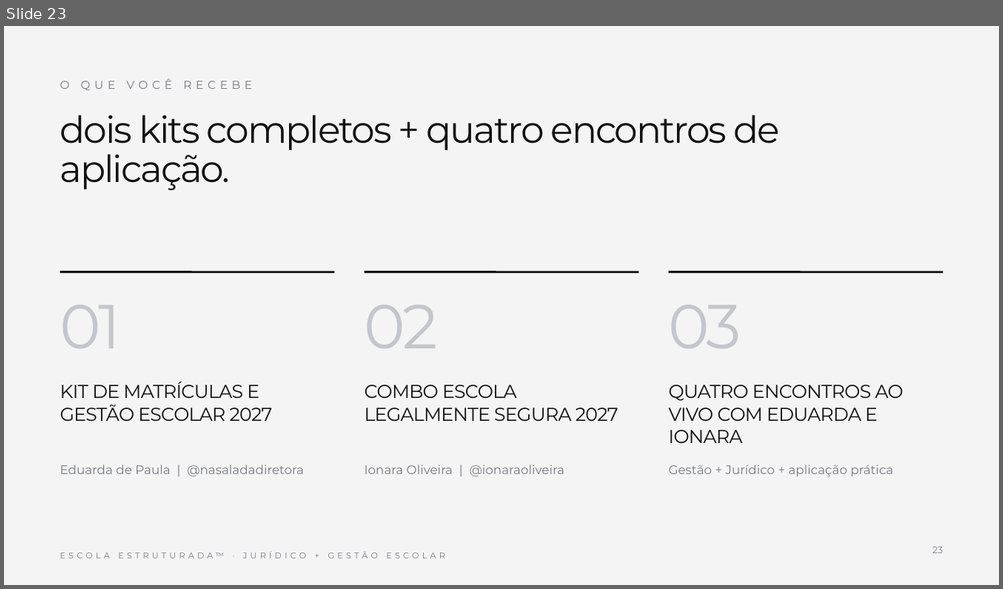
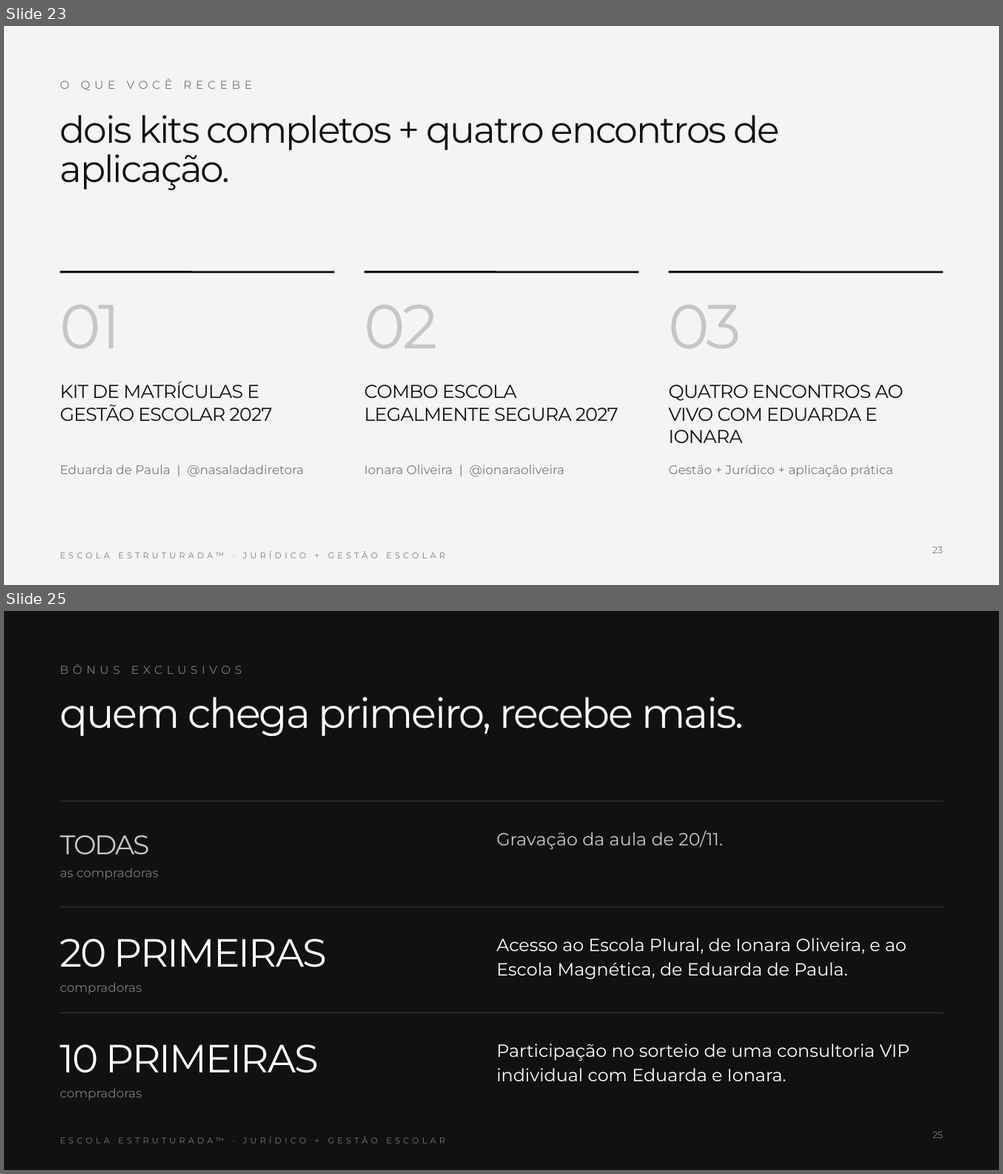
Before and after one commit to eduardadepaulasil-blip/9BEE-7B2F, a slide deck: AULA_OS_7_ERROS_2027.pptx. Shown one above the other, each under a label of ours: slide 23 before the commit, slides 23 and 25 after it; the slides between them are not shown. The pictures are 1003x589 and 1003x1174 pixels, drawn with LibreOffice and Linux fonts; fonts in the diff are those of the drawing. Boxes give left, top, right and bottom in pixels: in the first picture for what was removed or moved away, otherwise in the second. Text is boxed around its words. In the diff, an @@ line names an element or a change of style, - is before the commit and + after.

```diff
--- a/AULA_OS_7_ERROS_2027.pptx
+++ b/AULA_OS_7_ERROS_2027.pptx
@@ slide 25 added at (4, 611, 999, 1170), background #111111; not listed: 1 template element that a slide beside it also shows @@
@@ text added at (60, 664, 242, 674), 11 pt, text #777A80 @@
+BÔNUS EXCLUSIVOS
@@ text added at (60, 697, 743, 736), 40 pt, text #FFFFFF @@
+quem chega primeiro, recebe mais.
@@ line added from (60, 801) to (942, 801), #3A3A3A 0.75 pt @@
@@ text added at (496, 831, 723, 849), 17 pt, text #C4C6CA @@
+Gravação da aula de 20/11.
@@ text added at (60, 835, 150, 854), 26 pt, text #C4C6CA @@
+TODAS
@@ text added at (60, 869, 159, 880), 12 pt, text #777A80 @@
+as compradoras
@@ line added from (60, 907) to (942, 907), #3A3A3A 0.75 pt @@
@@ text added at (60, 939, 327, 968), 38 pt, text #FFFFFF @@
+20 PRIMEIRAS
@@ text added at (496, 938, 906, 980), 17 pt, text #FFFFFF @@
+Acesso ao Escola Plural, de Ionara Oliveira, e ao Escola Magnética, de Eduarda de Paula.
@@ text added at (60, 982, 142, 994), 12 pt, text #777A80 @@
+compradoras
@@ line added from (60, 1013) to (942, 1013), #3A3A3A 0.75 pt @@
@@ text added at (60, 1045, 319, 1073), 38 pt, text #FFFFFF @@
+10 PRIMEIRAS
@@ text added at (496, 1044, 910, 1082), 17 pt, text #FFFFFF @@
+Participação no sorteio de uma consultoria VIP individual com Eduarda e Ionara.
@@ text added at (60, 1088, 142, 1100), 12 pt, text #777A80 @@
+compradoras
@@ page number added at (932, 1132, 942, 1139), 9 pt, text #777A80 @@
+25
```
Also in this commit, not shown: 2 slides changed, 1 other slide added, 2 other files.
